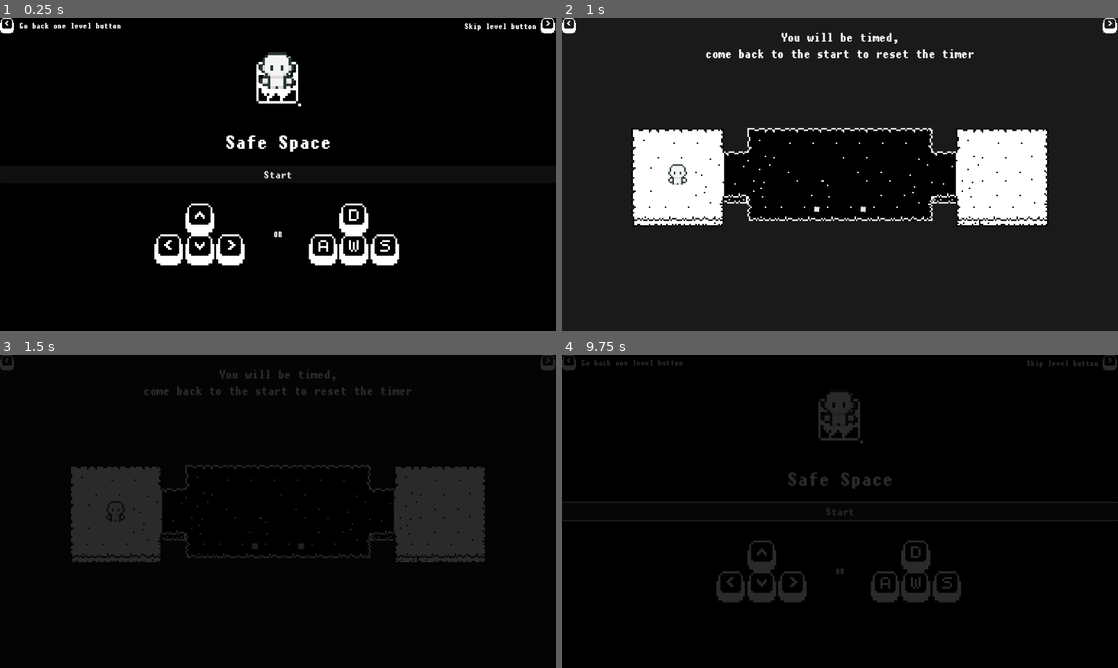
Above: before the commit, frames 1-4 (two rows, left to right).
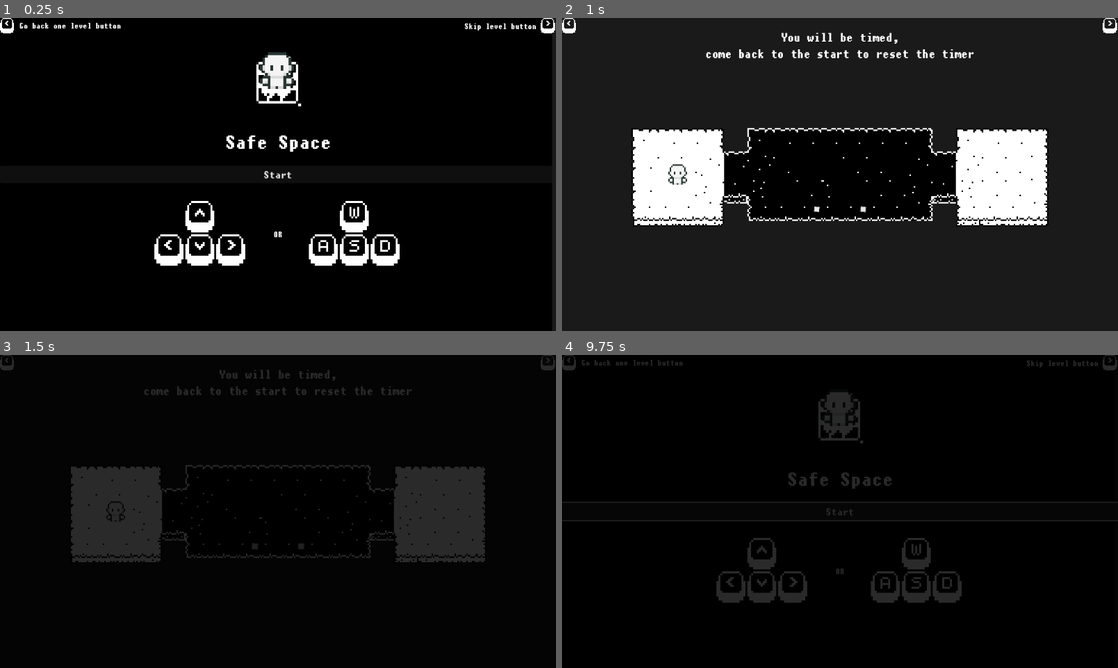
Above: after the commit, the same moments.

Repository: Janfra/Brackeys_Gamejam_2024
Game: Godot game, scene res://Levels/main_menu.tscn
The game is run twice, just before and just after one commit, with the same random seed, the same clock (stepped at 60 frames per second) and the same inputs.
Inputs (mouse positions are in pixels of both pictures, inside the frame that each line leads up to):
- Up to frame 1 (0.25 s): no input
- Up to frame 2 (1 s): click "Start" at 0.5 s
- Up to frame 3 (1.5 s): click (550, 361) at 1.25 s
- Up to frame 4 (9.75 s): click (1112, 361) at 2 s; click (1112, 361) at 2.75 s; click (1112, 361) at 3.5 s; click (1112, 361) at 4.25 s; click (1112, 361) at 5 s; click (1112, 361) at 5.75 s; click (1112, 361) at 6.5 s; click (1112, 361) at 7.25 s; click (1112, 361) at 8 s; click (567, 361) at 8.75 s; click "Start" at 9.5 s

The runs differ from the first frame. In frame 1, 1.3% of the frame differs, in the area x 28-100%, y 4-100%; in frame 2, nothing differs; in frame 3, nothing differs; in frame 4, 0.4%.

Commit message:
UI Adjustments
# Description
Moved the explaining keys UI to be contained within a single parent object.

Changed the explaining keys UI to all have a consistent size.

Fixed the cursor hotspot to align properly with the pointer.

Diff:
--- a/Levels/main_menu.tscn
+++ b/Levels/main_menu.tscn
@@ -81,93 +81,140 @@
 horizontal_alignment = 1
 vertical_alignment = 1
 
-[node name="DownArrowRect" type="TextureRect" parent="CanvasLayer"]
+[node name="ArrowButtons" type="Control" parent="CanvasLayer"]
+layout_mode = 3
+anchors_preset = 15
+anchor_right = 1.0
+anchor_bottom = 1.0
+grow_horizontal = 2
+grow_vertical = 2
+size_flags_horizontal = 3
+size_flags_vertical = 3
+mouse_filter = 2
+
+[node name="UpArrowRect" type="TextureRect" parent="CanvasLayer/ArrowButtons"]
+layout_mode = 1
+anchors_preset = -1
+anchor_left = 0.333333
+anchor_top = 0.584876
+anchor_right = 0.347222
+anchor_bottom = 0.609568
+offset_left = 0.000396729
+offset_top = 0.000152588
+offset_right = 48.5122
+offset_bottom = 48.5117
+grow_horizontal = 2
+grow_vertical = 0
+texture = ExtResource("5_tkh8y")
+metadata/_edit_use_anchors_ = true
+
+[node name="DownArrowRect" type="TextureRect" parent="CanvasLayer/ArrowButtons"]
+layout_mode = 1
 anchors_preset = -1
 anchor_left = 0.333
 anchor_top = 0.691
 anchor_right = 0.389
 anchor_bottom = 0.79
+offset_left = 0.384003
+offset_top = 0.231995
+offset_right = 0.384003
+offset_bottom = 0.59201
 grow_vertical = 0
 texture = ExtResource("2_hmwxj")
 
-[node name="RightArrowRect" type="TextureRect" parent="CanvasLayer"]
+[node name="RightArrowRect" type="TextureRect" parent="CanvasLayer/ArrowButtons"]
+layout_mode = 1
 anchors_preset = -1
 anchor_left = 0.389
 anchor_top = 0.691
 anchor_right = 0.444
 anchor_bottom = 0.79
+offset_left = -0.127991
+offset_top = 0.231995
+offset_right = 1.02402
+offset_bottom = 0.59201
 grow_vertical = 0
 texture = ExtResource("3_qxws5")
 
-[node name="LeftArrowRect" type="TextureRect" parent="CanvasLayer"]
+[node name="LeftArrowRect" type="TextureRect" parent="CanvasLayer/ArrowButtons"]
+layout_mode = 1
 anchors_preset = -1
 anchor_left = 0.278
 anchor_top = 0.691
 anchor_right = 0.333
 anchor_bottom = 0.79
+offset_left = -0.255981
+offset_top = 0.231995
+offset_right = 0.895996
+offset_bottom = 0.59201
 grow_vertical = 0
 texture = ExtResource("4_41d0n")
 
-[node name="UpArrowRect" type="TextureRect" parent="CanvasLayer"]
-anchors_preset = -1
-anchor_left = 0.333
-anchor_top = 0.593
-anchor_right = 0.389
-anchor_bottom = 0.691
-grow_vertical = 0
-texture = ExtResource("5_tkh8y")
-
-[node name="WKeyRect" type="TextureRect" parent="CanvasLayer"]
-anchors_preset = -1
-anchor_left = 0.611
-anchor_top = 0.691
-anchor_right = 0.667
-anchor_bottom = 0.79
-offset_left = -0.512024
-offset_top = -0.264038
-offset_right = -0.512024
-offset_bottom = -0.264038
-grow_vertical = 0
-texture = ExtResource("6_hif7c")
-
-[node name="SKeyRect" type="TextureRect" parent="CanvasLayer"]
-anchors_preset = -1
-anchor_left = 0.667
-anchor_top = 0.691
-anchor_right = 0.722
-anchor_bottom = 0.79
-offset_left = -0.512085
-offset_top = -0.264038
-offset_right = -0.512146
-offset_bottom = -0.264038
+[node name="LetterButtons" type="Control" parent="CanvasLayer"]
+layout_mode = 3
+anchors_preset = 15
+anchor_right = 1.0
+anchor_bottom = 1.0
+grow_horizontal = 2
+grow_vertical = 2
+size_flags_horizontal = 3
+size_flags_vertical = 3
+mouse_filter = 2
+
+[node name="SKeyRect" type="TextureRect" parent="CanvasLayer/LetterButtons"]
+layout_mode = 1
+anchors_preset = -1
+anchor_left = 0.611111
+anchor_top = 0.691358
+anchor_right = 0.666111
+anchor_bottom = 0.790358
+offset_right = 1.15198
+offset_bottom = 0.360046
 grow_vertical = 0
 texture = ExtResource("7_dfml7")
 
-[node name="AKeyRect" type="TextureRect" parent="CanvasLayer"]
+[node name="AKeyRect" type="TextureRect" parent="CanvasLayer/LetterButtons"]
+layout_mode = 1
 anchors_preset = -1
 anchor_left = 0.556
-anchor_top = 0.691
+anchor_top = 0.691358
 anchor_right = 0.611
-anchor_bottom = 0.79
-offset_left = -0.512085
-offset_top = -0.264038
-offset_right = -0.512024
-offset_bottom = -0.264038
+anchor_bottom = 0.790358
+offset_left = -0.511963
+offset_right = 0.640015
+offset_bottom = 0.360016
 grow_vertical = 0
 texture = ExtResource("8_drxqc")
-
-[node name="DKeyRect" type="TextureRect" parent="CanvasLayer"]
+metadata/_edit_use_anchors_ = true
+
+[node name="DKeyRect" type="TextureRect" parent="CanvasLayer/LetterButtons"]
+layout_mode = 1
 anchors_preset = -1
 anchor_left = 0.611
 anchor_top = 0.593
 anchor_right = 0.667
 anchor_bottom = 0.691
-offset_left = -0.512024
-offset_top = -0.264038
-offset_right = -0.512024
-offset_bottom = -0.264038
+offset_left = 64.128
+offset_top = 63.736
+offset_right = 64.1281
+offset_bottom = 64.744
 grow_vertical = 0
 texture = ExtResource("9_jc58k")
+
+[node name="WKeyRect" type="TextureRect" parent="CanvasLayer/LetterButtons"]
+layout_mode = 1
+anchors_preset = -1
+anchor_left = 0.618056
+anchor_top = 0.604938
+anchor_right = 0.618056
+anchor_bottom = 0.604938
+offset_left = -8.0
+offset_top = -13.0
+offset_right = 56.512
+offset_bottom = 51.512
+grow_horizontal = 2
+grow_vertical = 0
+texture = ExtResource("6_hif7c")
 
 [node name="IconRect" type="TextureRect" parent="CanvasLayer"]
 anchors_preset = -1
@@ -197,6 +244,8 @@
 grow_vertical = 2
 theme_override_styles/focus = SubResource("StyleBoxEmpty_y558p")
 disabled = true
+icon_alignment = 1
+expand_icon = true
 script = ExtResource("13_2w8ua")
 
 [node name="TextureRect" type="TextureRect" parent="CanvasLayer/BackLevel"]
@@ -229,6 +278,7 @@
 offset_right = 0.00012207
 grow_horizontal = 2
 grow_vertical = 2
+mouse_filter = 2
 texture = ExtResource("3_qxws5")
 
 [node name="ColorRect" type="ColorRect" parent="CanvasLayer"]
@@ -236,6 +286,8 @@
 anchors_preset = 15
 anchor_right = 1.0
 anchor_bottom = 1.0
+offset_left = -8.0
+offset_right = -8.0
 grow_horizontal = 2
 grow_vertical = 2
 mouse_filter = 2
--- a/Scenes/ui_game.tscn
+++ b/Scenes/ui_game.tscn
@@ -52,6 +52,8 @@
 anchor_bottom = 0.049
 grow_horizontal = 2
 grow_vertical = 2
+size_flags_horizontal = 3
+size_flags_vertical = 3
 theme_override_styles/focus = SubResource("StyleBoxEmpty_1tdhr")
 script = ExtResource("3_2m3u2")
 
@@ -71,6 +73,8 @@
 anchor_right = 1.0
 anchor_bottom = 0.049
 grow_horizontal = 0
+size_flags_horizontal = 3
+size_flags_vertical = 3
 theme_override_styles/focus = SubResource("StyleBoxEmpty_fmrx5")
 script = ExtResource("3_2m3u2")
 
@@ -81,6 +85,7 @@
 anchor_bottom = 1.0
 grow_horizontal = 2
 grow_vertical = 2
+mouse_filter = 2
 texture = ExtResource("4_cralk")
 
 [connection signal="pressed" from="CanvasLayer/BackLevel" to="CanvasLayer/BackLevel" method="_on_pressed"]
--- a/Shaders/bullet.tres
+++ b/Shaders/bullet.tres
@@ -80,7 +80,6 @@
 	var_opacity_extend = 0.0;
 }
 "
-graph_offset = Vector2(-251.519, 62.4851)
 mode = 1
 flags/light_only = false
 varyings/opacity_extend = "1,0"
--- a/project.godot
+++ b/project.godot
@@ -23,7 +23,8 @@
 [display]
 
 window/stretch/mode="viewport"
-mouse_cursor/custom_image="res://Visuals/UI/pointer_i.png"
+mouse_cursor/custom_image="uid://dvam4ejmbv6b"
+mouse_cursor/custom_image_hotspot=Vector2(8, 8)
 
 [dotnet]
 
